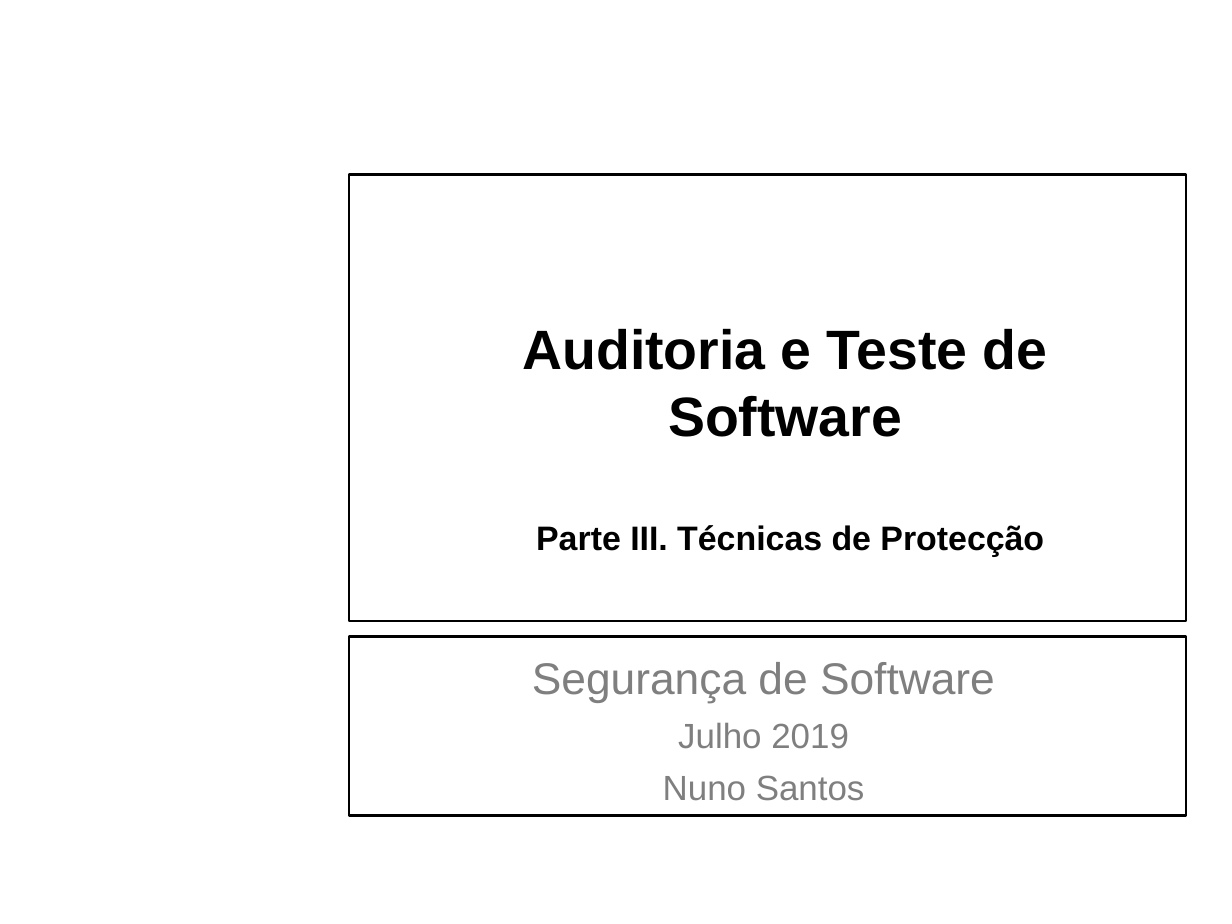
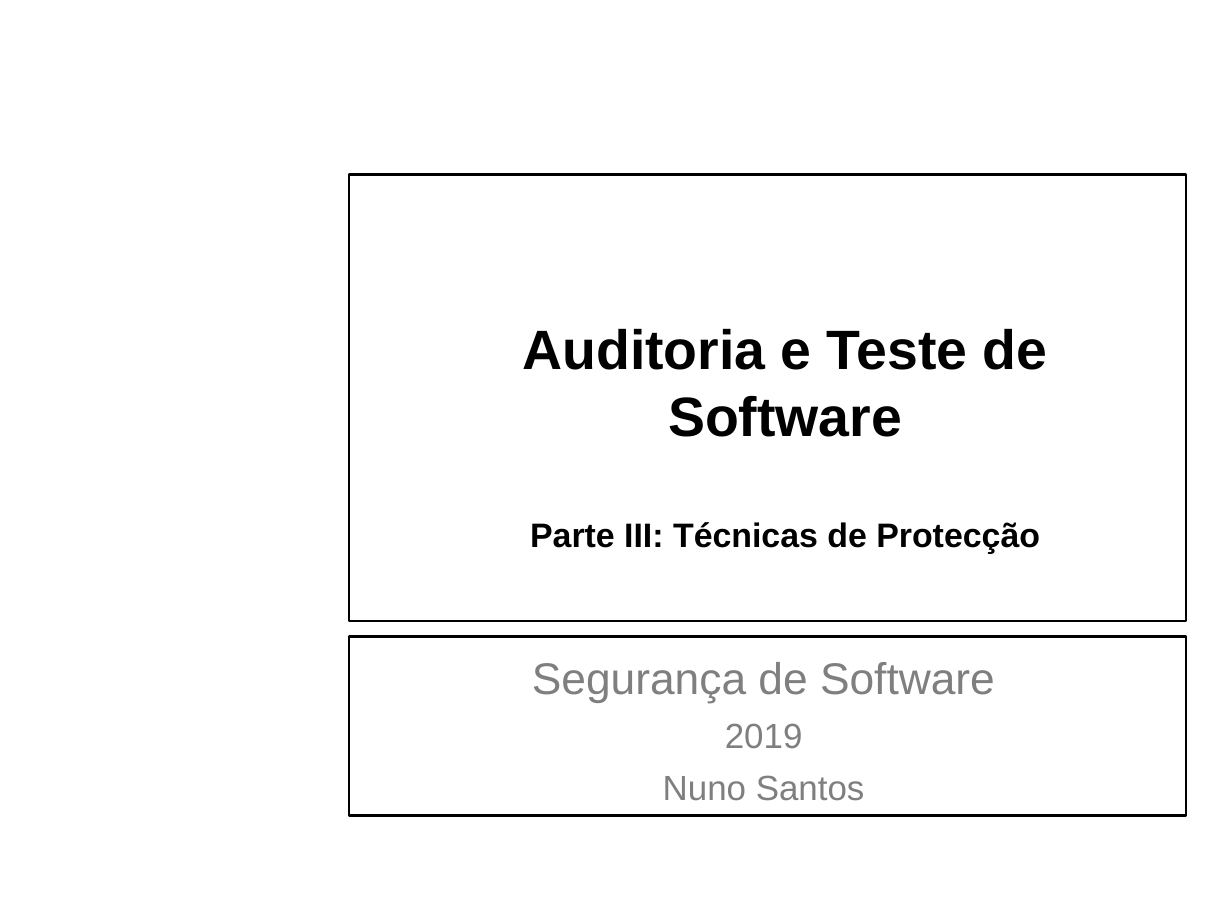
Before and after one commit to nuno-santos/acite2019, a slide deck: slide 1 of teoricas/acite2019-06-auditoria_teste.pptx. Drawn at 1232x924 pixels with LibreOffice and Linux fonts; fonts in the diff are those of the drawing; background and template pictures are left out. Boxes give left, top, right and bottom in pixels: in the first picture for what was removed or moved away, otherwise in the second. Text is boxed around its words. In the diff, an @@ line names an element or a change of style, - is before the commit and + after.

```diff
--- a/teoricas/acite2019-06-auditoria_teste.pptx
+++ b/teoricas/acite2019-06-auditoria_teste.pptx
@@ title at <box>522,328,1048,554</box>: text changed @@
-Auditoria e Teste de Software
-Parte III. Técnicas de Protecção
+Auditoria e Teste de Software
+Parte III: Técnicas de Protecção
@@ subtitle at <box>725,723,803,749</box>: text changed @@
-Julho 2019
+2019
```
Also in this commit, not shown: 9 other slides changed, 13 slides added, 1 slide removed.
